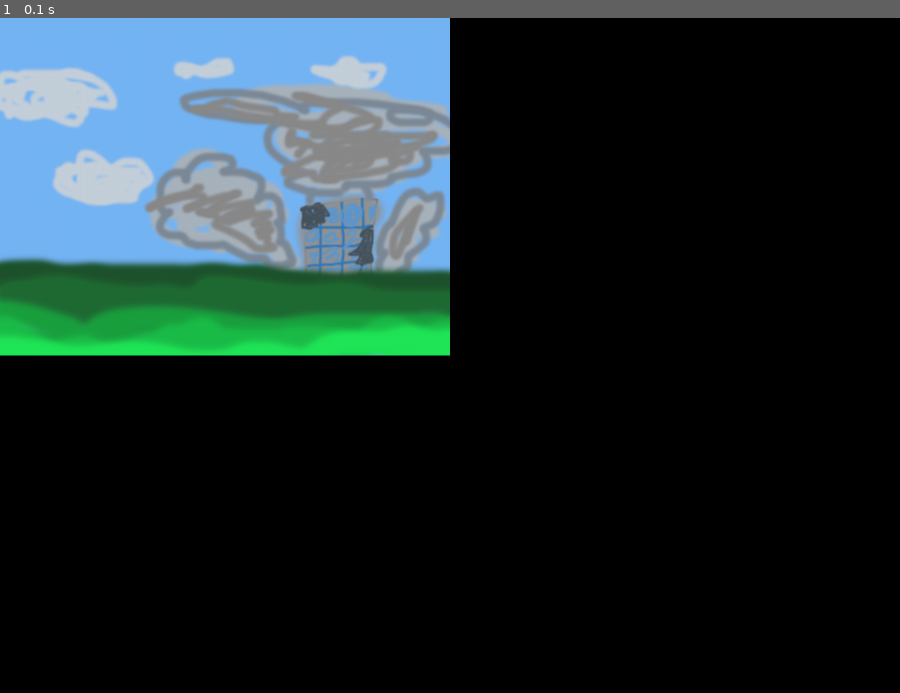
Above: before the commit, frame 1.
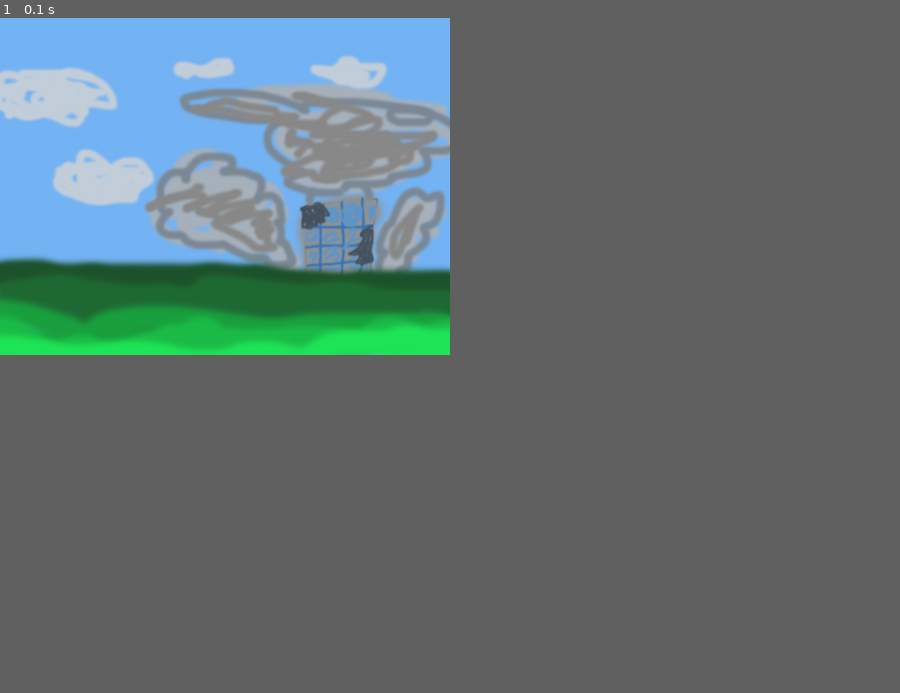
Above: after the commit, the same moment.

Repository: MakerBox-NZ/pygame_zach
Game: pygame game, started from zachGame.py
Same seed, same stepped clock (60 frames per second), same inputs: the game is played once before the commit and once after it.
Inputs:
- Up to frame 1 (0.1 s): no input
In our replay, the window is 900x675 before the commit and 450x337 after it. These sizes can differ from the game's own. Grey fills any space a smaller window leaves; there, only what the larger window draws over its background counts as a difference.

The runs differ from the first frame. In frame 1, less than 0.1% of the frame differs, in the area x 0-50%, y 27-51%.

Commit message:
Fixed bug with screen size :tv:

Diff:
--- a/zachGame.py
+++ b/zachGame.py
@@ -13,8 +13,8 @@
 
 '''SETUP'''
 #code runs once
-screenX = 960 #screen width
-screenY = 720 #screen height
+screenX = 480 #screen width
+screenY = 360 #screen height
 
 fps = 40 #frame rate
 afps = 4 #animation cycles
